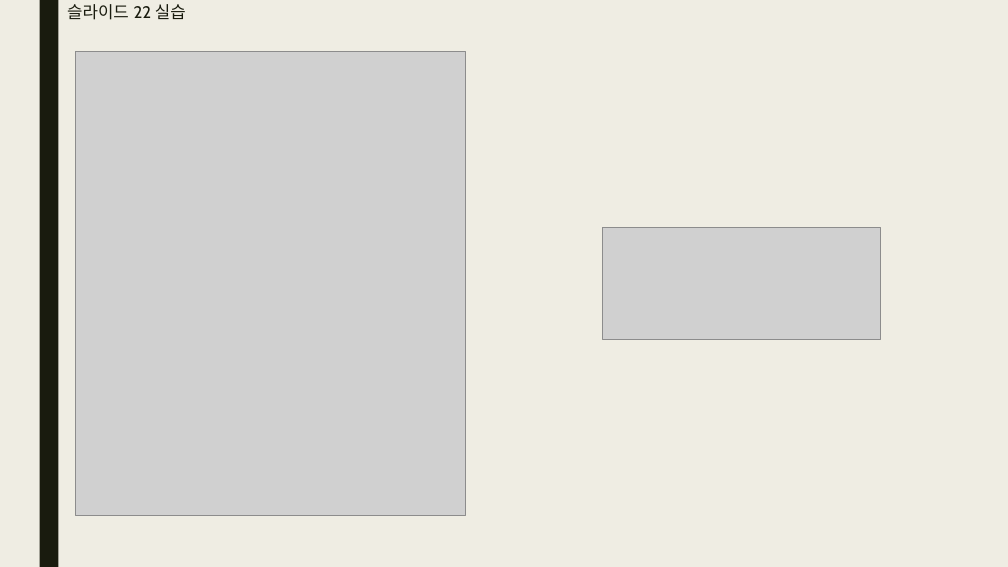
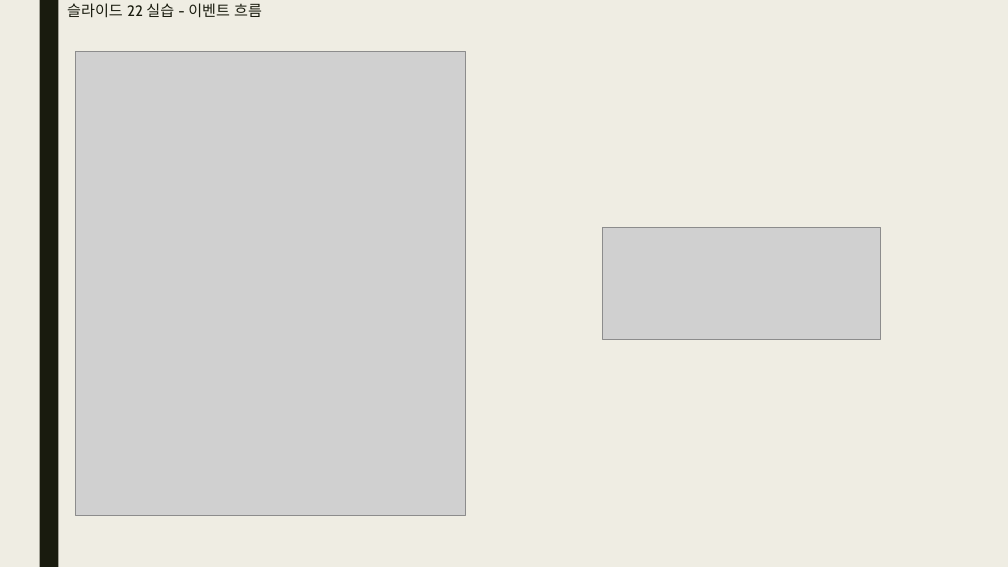
Before and after one commit to bino0130/politec-frontend, a slide deck: slide 13 of 기업업무 과제/기업업무 2강 과제(JavaScript 2) 남정현.pptx. Drawn at 1008x567 pixels with LibreOffice and Linux fonts; fonts in the diff are those of the drawing; grey boxes stand for pictures. Boxes give left, top, right and bottom in pixels: in the first picture for what was removed or moved away, otherwise in the second. Text is boxed around its words. In the diff, an @@ line names an element or a change of style, - is before the commit and + after.

```diff
--- a/기업업무 과제/기업업무 2강 과제(JavaScript 2) 남정현.pptx
+++ b/기업업무 과제/기업업무 2강 과제(JavaScript 2) 남정현.pptx
@@ title at <box>67,3,262,18</box>: text changed; size 16 to 14.4 pt @@
-슬라이드 22 실습
+슬라이드 22 실습 - 이벤트 흐름
```
Also in this commit, not shown: 12 other slides changed.
